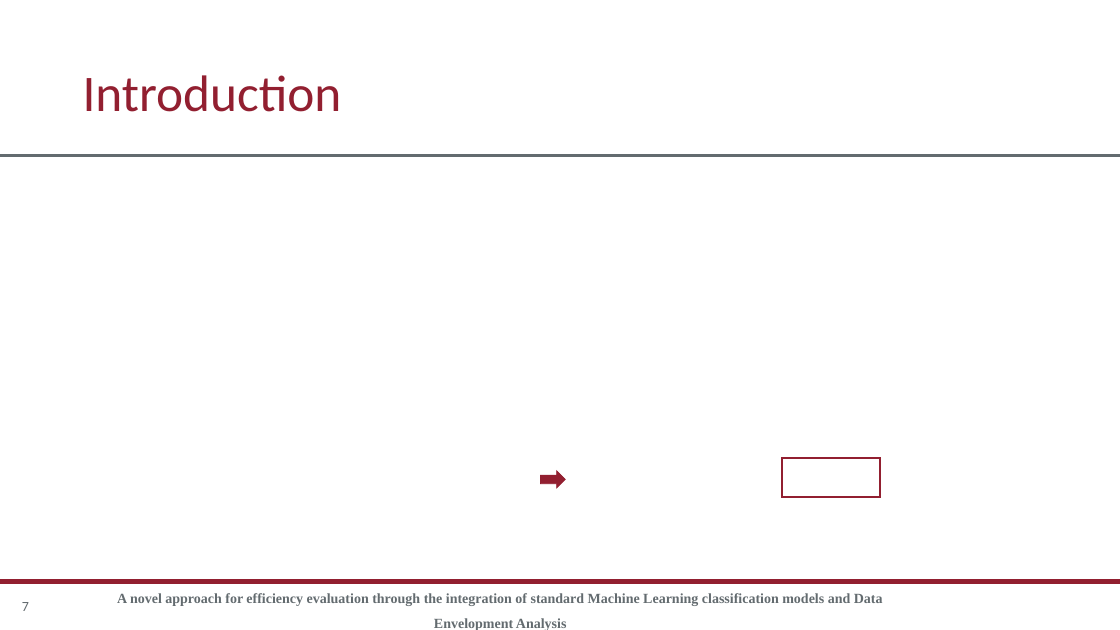
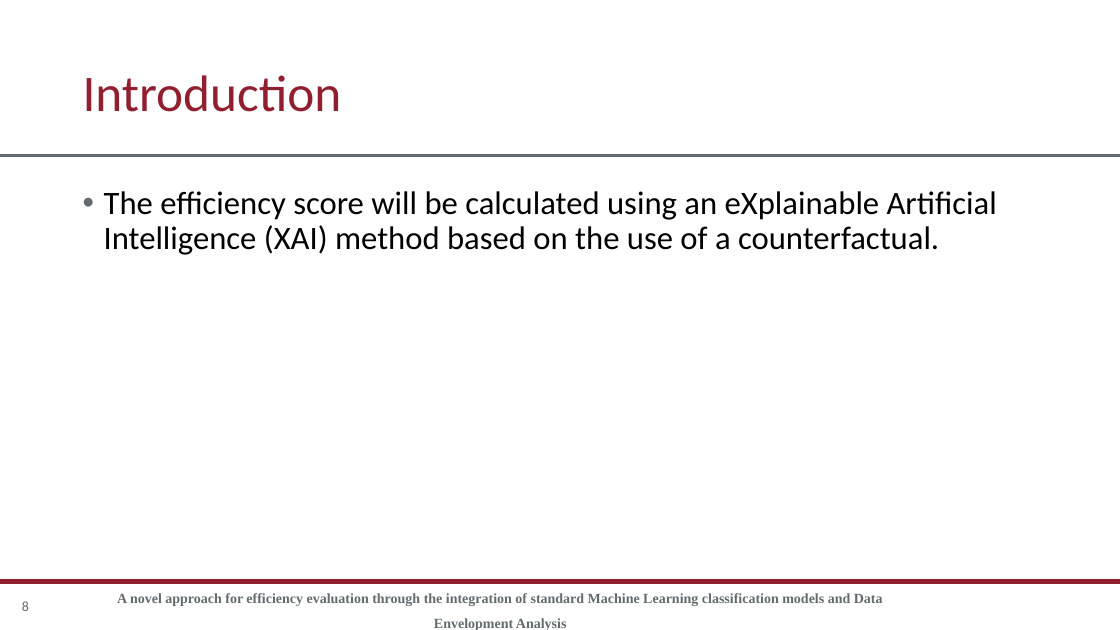
Before and after one commit to rgonzalezmoyano/Cafee, a slide deck: slide 8 of articulo 1 XAI/Presentación/Presentacion XAI cafee.pptx (slide 7 before the commit). Drawn at 1120x630 pixels with LibreOffice and Linux fonts; fonts in the diff are those of the drawing; grey boxes stand for pictures; background and template pictures are left out. Boxes give left, top, right and bottom in pixels: in the first picture for what was removed or moved away, otherwise in the second. Text is boxed around its words. In the diff, an @@ line names an element or a change of style, - is before the commit and + after.

```diff
--- a/articulo 1 XAI/Presentación/Presentacion XAI cafee.pptx
+++ b/articulo 1 XAI/Presentación/Presentacion XAI cafee.pptx
@@ text added at [104, 191, 997, 255], 42 pt, text #000000 @@
+• The efficiency score will be calculated using an eXplainable Artificial Intelligence (XAI) method based on the use of a counterfactual.
@@ right arrow removed at [540, 471, 565, 488] @@
@@ rectangle removed at [782, 458, 880, 497] @@
@@ page number at [22, 601, 29, 611]: text changed @@
-7
+8
```
Also in this commit, not shown: 2 other slides changed, 1 slide removed, 1 other file.
